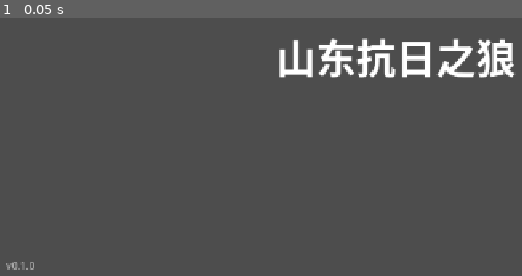
Above: before the commit, frame 1.
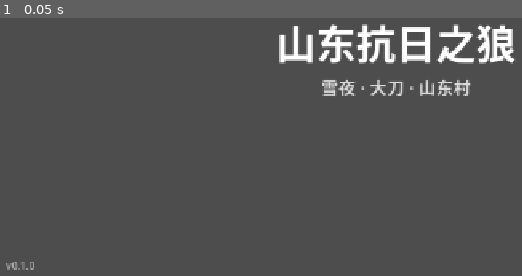
Above: after the commit, the same moment.

Repository: devvi/agent-game-test
Game: Godot game, scene res://scenes/Main.tscn
The game is run twice, just before and just after one commit, with the same random seed, the same clock (stepped at 60 frames per second) and the same inputs.
Inputs:
- Up to frame 1 (0.05 s): no input

The runs differ from the first frame. In frame 1, 5.2% of the frame differs, in the area x 53-99%, y 2-31%.

Commit message:
feat(shandong-wolf): add subtitle label for #563

Diff:
--- a/shandong-wolf/scenes/Main.tscn
+++ b/shandong-wolf/scenes/Main.tscn
@@ -25,6 +25,13 @@
 text = "山东抗日之狼"
 horizontal_alignment = 1
 
+[node name="SubtitleLabel" type="Label" parent="CanvasLayer/CenterContainer/VBoxContainer"]
+uid = "uid://c8v0d3m6k5n7"
+text = "雪夜 · 大刀 · 山东村"
+theme_override_font_sizes/font_size = 28
+horizontal_alignment = 1
+modulate = Color(1, 1, 1, 0.8)
+
 [node name="VersionLabel" type="Label" parent="CanvasLayer"]
 uid = "uid://c7u0f9g2h8v3"
 anchors_preset = 2
